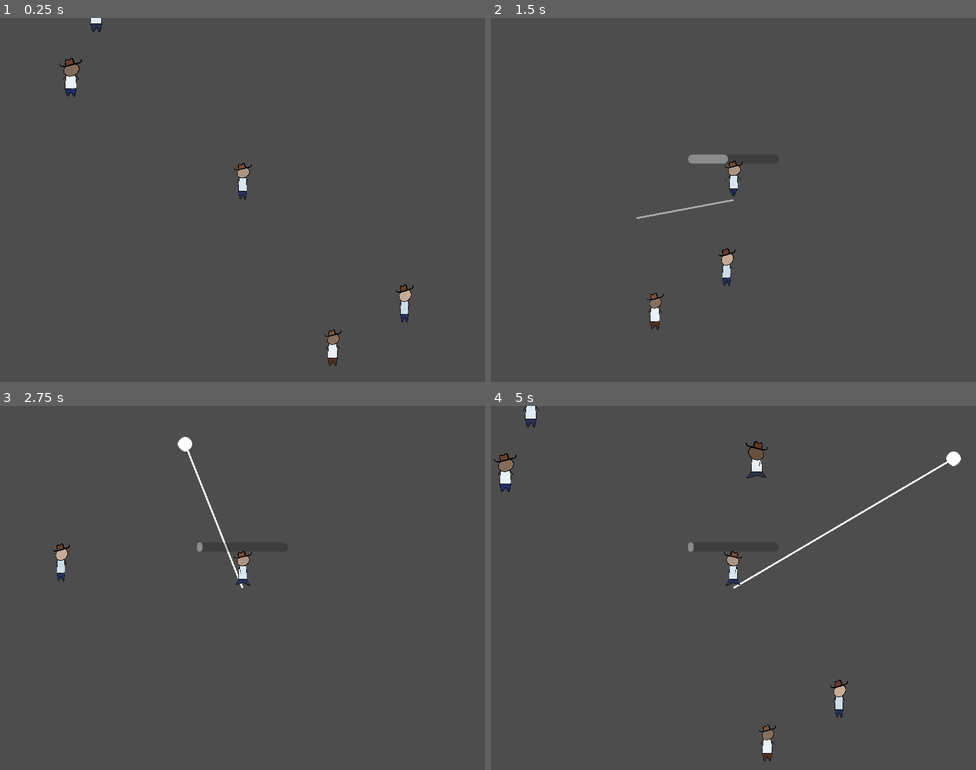
Above: before the commit, frames 1-4 (two rows, left to right).
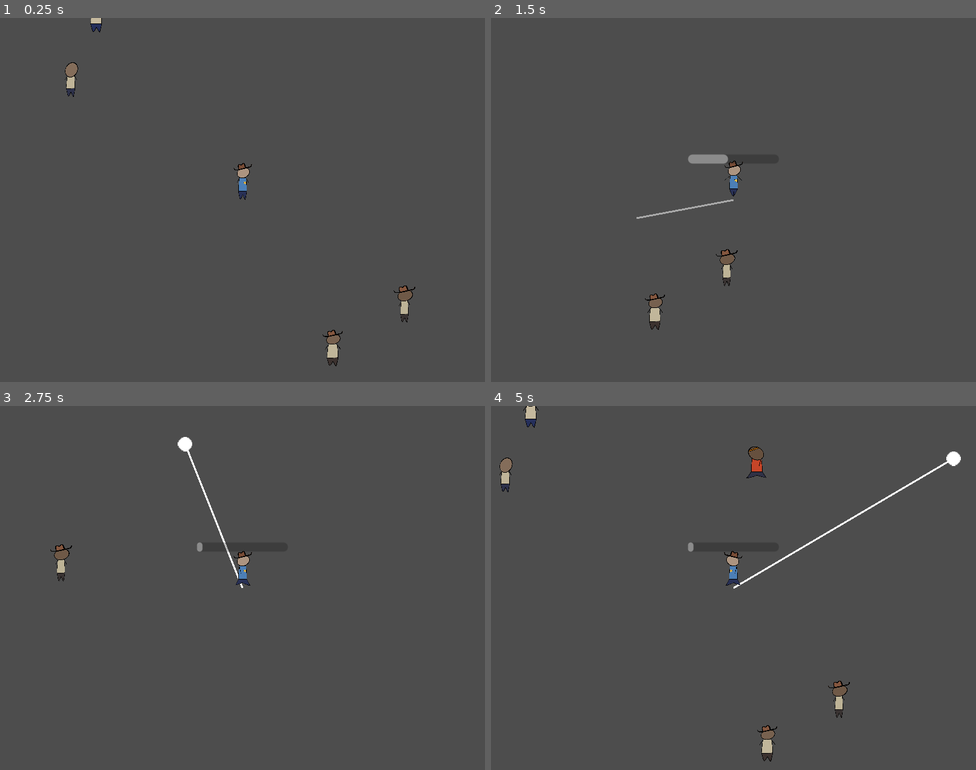
Above: after the commit, the same moments.

Repository: martindzejky/gmtk2025
Game: Godot game, scene res://main.tscn
Same seed, same stepped clock (60 frames per second), same inputs: the game is played once before the commit and once after it.
Inputs (mouse positions are in pixels of both pictures, inside the frame that each line leads up to):
- Up to frame 1 (0.25 s): no input
- Up to frame 2 (1.5 s): tap Enter at 0.5 s; move the mouse to (840, 181) at 0.52 s; hold D (move_right) 0.53-1.28 s; tap Shift (dash) at 0.6, 1.35 s; move the mouse to (636, 218) at 1.27 s; hold S (move_down) from 1.28 s (still down)
- Up to frame 3 (2.75 s): move the mouse to (291, 507) at 2.02 s; release S (move_down) at 2.03 s; hold D (move_right) from 2.03 s (still down); click (291, 507) at 2.1 s; tap Shift (dash) at 2.3 s
- Up to frame 4 (5 s): move the mouse to (709, 660) at 2.77 s; release D (move_right) at 2.78 s; hold W (move_up) 2.78-3.53 s; tap Shift (dash) at 2.85, 3.6, 4.55 s; move the mouse to (879, 642) at 3.52 s; hold A (move_left) from 3.53 s (still down); move the mouse to (588, 533) at 4.27 s; click (588, 533) at 4.35 s

The runs differ from the first frame. In frame 1, 0.6% of the frame differs, in the area x 12-86%, y 0-96%; in frame 2, 0.4%; in frame 3, 0.2%; in frame 4, 0.7%, in the area x 0-74%, y 0-98%.

Commit message:
bandanas and sheriff star

Diff:
--- a/objects/dude.tscn
+++ b/objects/dude.tscn
@@ -1,10 +1,16 @@
-[gd_scene load_steps=18 format=3 uid="uid://dur5dy1hc4dca"]
+[gd_scene load_steps=25 format=3 uid="uid://dur5dy1hc4dca"]
 
 [ext_resource type="Script" uid="uid://c2wtknwcmawr7" path="res://scripts/dude.gd" id="1_qiy7s"]
 [ext_resource type="Texture2D" uid="uid://csenq8rfg0m0x" path="res://sprites/legs.png" id="2_tkn7g"]
 [ext_resource type="Texture2D" uid="uid://c1wawimfk30kr" path="res://sprites/body.png" id="3_cr6a7"]
-[ext_resource type="Texture2D" uid="uid://cq3tk3x5fgylh" path="res://sprites/head_0.png" id="4_720c1"]
+[ext_resource type="Texture2D" uid="uid://cq3tk3x5fgylh" path="res://sprites/head.png" id="4_720c1"]
+[ext_resource type="Texture2D" uid="uid://dj6p7eh4668mm" path="res://sprites/bandana_1.png" id="4_swm5h"]
+[ext_resource type="Texture2D" uid="uid://d2jswiwlf5a4n" path="res://sprites/sheriff_star.png" id="4_tkn7g"]
 [ext_resource type="Texture2D" uid="uid://dpnid40fk8abh" path="res://sprites/hat.png" id="5_v1kco"]
+[ext_resource type="Texture2D" uid="uid://s3ysoivu63da" path="res://sprites/bandana_2.png" id="5_x15pf"]
+[ext_resource type="Texture2D" uid="uid://c5s7ncmp44jgo" path="res://sprites/bandana_3.png" id="6_3ed03"]
+[ext_resource type="Texture2D" uid="uid://de3tqqaacbguy" path="res://sprites/bandana_0.png" id="7_cr6a7"]
+[ext_resource type="Texture2D" uid="uid://dasifeoxbfie0" path="res://sprites/head_outline.png" id="8_720c1"]
 
 [sub_resource type="Gradient" id="Gradient_qiy7s"]
 offsets = PackedFloat32Array(0, 0.501629, 0.995114)
@@ -19,6 +25,9 @@
 
 [sub_resource type="Gradient" id="Gradient_720c1"]
 colors = PackedColorArray(0.373735, 0.2179, 0.144153, 1, 0.545058, 0.360087, 0.264678, 1)
+
+[sub_resource type="Gradient" id="Gradient_swm5h"]
+colors = PackedColorArray(0.578061, 0.306966, 0.0352612, 1, 0.593392, 0.500568, 0.00908131, 1)
 
 [sub_resource type="Animation" id="Animation_qiy7s"]
 resource_name = "RESET"
@@ -411,12 +420,14 @@
 &"shoot": SubResource("Animation_3mih0")
 }
 
-[node name="dude" type="Node2D" node_paths=PackedStringArray("legs_sprite", "body_sprite", "head_sprite", "hat_sprite", "animation_player", "scale_body_node", "scale_head_node")]
+[node name="dude" type="Node2D" node_paths=PackedStringArray("legs_sprite", "body_sprite", "head_sprite", "hat_sprite", "bandana_sprite", "sheriff_star_sprite", "animation_player", "scale_body_node", "scale_head_node")]
 script = ExtResource("1_qiy7s")
 legs_sprite = NodePath("jump_animation/rotation_scale_animation/body_scale/legs")
 body_sprite = NodePath("jump_animation/rotation_scale_animation/body_scale/body")
 head_sprite = NodePath("jump_animation/rotation_scale_animation/head_scale/head_animation/head")
 hat_sprite = NodePath("jump_animation/rotation_scale_animation/head_scale/head_animation/head/hat")
+bandana_sprite = NodePath("jump_animation/rotation_scale_animation/head_scale/head_animation/head/bandana")
+sheriff_star_sprite = NodePath("jump_animation/rotation_scale_animation/body_scale/body/sheriff_star")
 animation_player = NodePath("animation")
 scale_body_node = NodePath("jump_animation/rotation_scale_animation/body_scale")
 scale_head_node = NodePath("jump_animation/rotation_scale_animation/head_scale")
@@ -424,6 +435,9 @@
 body_color_gradient = SubResource("Gradient_tkn7g")
 head_color_gradient = SubResource("Gradient_cr6a7")
 hat_color_gradient = SubResource("Gradient_720c1")
+bandana_color_gradient = SubResource("Gradient_swm5h")
+hat_sprites = Array[Texture2D]([ExtResource("5_v1kco")])
+bandana_sprites = Array[Texture2D]([ExtResource("7_cr6a7"), ExtResource("4_swm5h"), ExtResource("5_x15pf"), ExtResource("6_3ed03")])
 
 [node name="animation" type="AnimationPlayer" parent="."]
 deterministic = true
@@ -452,7 +466,13 @@
 scale = Vector2(0.0561217, 0.0561217)
 texture = ExtResource("3_cr6a7")
 hframes = 8
-frame = 4
+
+[node name="sheriff_star" type="Sprite2D" parent="jump_animation/rotation_scale_animation/body_scale/body"]
+visible = false
+self_modulate = Color(0.988131, 0.771395, 0.273741, 1)
+position = Vector2(7.59474, -4.27108)
+scale = Vector2(0.0881257, 0.0881257)
+texture = ExtResource("4_tkn7g")
 
 [node name="head_scale" type="Node2D" parent="jump_animation/rotation_scale_animation"]
 position = Vector2(1, -30)
@@ -463,9 +483,16 @@
 scale = Vector2(0.0561217, 0.0561217)
 texture = ExtResource("4_720c1")
 
+[node name="bandana" type="Sprite2D" parent="jump_animation/rotation_scale_animation/head_scale/head_animation/head"]
+position = Vector2(-25.614, -121.806)
+scale = Vector2(0.448058, 0.448058)
+texture = ExtResource("7_cr6a7")
+
+[node name="head_outline" type="Sprite2D" parent="jump_animation/rotation_scale_animation/head_scale/head_animation/head"]
+texture = ExtResource("8_720c1")
+
 [node name="hat" type="Sprite2D" parent="jump_animation/rotation_scale_animation/head_scale/head_animation/head"]
 position = Vector2(-13.9239, -153.162)
 rotation = -0.254909
+scale = Vector2(1, 1)
 texture = ExtResource("5_v1kco")
-
-[node name="bandana" type="Sprite2D" parent="jump_animation/rotation_scale_animation/head_scale/head_animation/head"]
--- a/objects/enemy.tscn
+++ b/objects/enemy.tscn
@@ -1,9 +1,12 @@
-[gd_scene load_steps=7 format=3 uid="uid://r4tfd7m8uo5"]
+[gd_scene load_steps=8 format=3 uid="uid://r4tfd7m8uo5"]
 
 [ext_resource type="Script" uid="uid://fieie7mlojfh" path="res://scripts/enemy.gd" id="1_7jlpp"]
 [ext_resource type="PackedScene" uid="uid://ccv1x3ptc2xx" path="res://objects/melee_strike.tscn" id="2_41oev"]
 [ext_resource type="PackedScene" uid="uid://dr57aya15ff0d" path="res://objects/projectile.tscn" id="3_we7g8"]
 [ext_resource type="PackedScene" uid="uid://dur5dy1hc4dca" path="res://objects/dude.tscn" id="5_3hb37"]
+
+[sub_resource type="Gradient" id="Gradient_we7g8"]
+colors = PackedColorArray(0.856869, 0.279472, 0.265211, 1, 0.701292, 0.259397, 0.058602, 1)
 
 [sub_resource type="CircleShape2D" id="CircleShape2D_882u1"]
 radius = 12.0
@@ -30,6 +33,9 @@
 flocking_alignment_weight = 0.2
 
 [node name="dude" parent="." instance=ExtResource("5_3hb37")]
+body_color_gradient = SubResource("Gradient_we7g8")
+hat_chance = 0.0
+bandana_chance = 1.0
 
 [node name="shape" type="CollisionShape2D" parent="."]
 shape = SubResource("CircleShape2D_882u1")
@@ -45,7 +51,7 @@
 autostart = true
 
 [node name="melee_cooldown" type="Timer" parent="."]
-wait_time = 1.4
+wait_time = 2.2
 one_shot = true
 
 [node name="shoot_cooldown" type="Timer" parent="."]
--- a/objects/folk.tscn
+++ b/objects/folk.tscn
@@ -1,7 +1,10 @@
-[gd_scene load_steps=4 format=3 uid="uid://celdle61b8mey"]
+[gd_scene load_steps=5 format=3 uid="uid://celdle61b8mey"]
 
 [ext_resource type="Script" uid="uid://cbeifktwaksov" path="res://scripts/folk.gd" id="1_6qcaw"]
 [ext_resource type="PackedScene" uid="uid://dur5dy1hc4dca" path="res://objects/dude.tscn" id="2_6qcaw"]
+
+[sub_resource type="Gradient" id="Gradient_6qcaw"]
+colors = PackedColorArray(0.71094, 0.675425, 0.555555, 1, 0.887922, 0.827973, 0.746662, 1)
 
 [sub_resource type="CircleShape2D" id="CircleShape2D_882u1"]
 radius = 12.0
@@ -13,6 +16,8 @@
 script = ExtResource("1_6qcaw")
 
 [node name="dude" parent="." instance=ExtResource("2_6qcaw")]
+body_color_gradient = SubResource("Gradient_6qcaw")
+bandana_chance = 0.0
 
 [node name="shape" type="CollisionShape2D" parent="."]
 shape = SubResource("CircleShape2D_882u1")
--- a/objects/player.tscn
+++ b/objects/player.tscn
@@ -10,22 +10,29 @@
 _data = [Vector2(0, 1), 0.0, 0.0, 0, 0, Vector2(0.898618, 0), -1.85131, 0.0, 0, 0]
 point_count = 2
 
+[sub_resource type="Gradient" id="Gradient_f46kd"]
+colors = PackedColorArray(0.283345, 0.5721, 0.707218, 1, 0.335716, 0.312536, 0.731633, 1)
+
 [sub_resource type="CircleShape2D" id="CircleShape2D_player"]
 radius = 12.0
 
-[node name="player" type="CharacterBody2D" node_paths=PackedStringArray("dash_progress_timer", "dash_cooldown_timer", "dash_cooldown_progress", "dude") groups=["player"]]
+[node name="player" type="CharacterBody2D" node_paths=PackedStringArray("dude", "dash_progress_timer", "dash_cooldown_timer", "dash_cooldown_progress") groups=["player"]]
 collision_layer = 2
 collision_mask = 63
 motion_mode = 1
 script = ExtResource("1_ykyjo")
+dude = NodePath("dude")
 dash_speed = 500.0
 dash_curve = SubResource("Curve_nmc1l")
 dash_progress_timer = NodePath("dash_progress")
 dash_cooldown_timer = NodePath("dash_cooldown")
 dash_cooldown_progress = NodePath("dash_cooldown_progress")
-dude = NodePath("dude")
 
 [node name="dude" parent="." instance=ExtResource("5_f46kd")]
+body_color_gradient = SubResource("Gradient_f46kd")
+hat_chance = 1.0
+bandana_chance = 0.0
+has_sheriff_star = true
 
 [node name="shape" type="CollisionShape2D" parent="."]
 shape = SubResource("CircleShape2D_player")
--- a/scripts/dude.gd
+++ b/scripts/dude.gd
@@ -9,6 +9,8 @@
 @export var body_sprite: Sprite2D
 @export var head_sprite: Sprite2D
 @export var hat_sprite: Sprite2D
+@export var bandana_sprite: Sprite2D
+@export var sheriff_star_sprite: Sprite2D
 
 @export_category('Animations')
 @export var animation_player: AnimationPlayer
@@ -26,6 +28,16 @@
 @export var body_color_gradient: Gradient
 @export var head_color_gradient: Gradient
 @export var hat_color_gradient: Gradient
+@export var bandana_color_gradient: Gradient
+
+@export_category('Features')
+@export var hat_chance: float = 0.4
+@export var bandana_chance: float = 0.4
+@export var has_sheriff_star := false
+
+@export_category('Sprites')
+@export var hat_sprites: Array[Texture2D]
+@export var bandana_sprites: Array[Texture2D]
 
 func _ready():
   self.randomize()
@@ -34,6 +46,9 @@
   animation_player.play(animation_name)
 
 func randomize():
+  # sheriff star
+  sheriff_star_sprite.visible = has_sheriff_star
+
   # scaling
   var scale_body = randf_range(scale_body_min, scale_body_max)
   scale_body_node.scale = Vector2(scale_body, 1)
@@ -47,8 +62,19 @@
   body_sprite.self_modulate = body_color_gradient.sample(randf())
   head_sprite.self_modulate = head_color_gradient.sample(randf())
   hat_sprite.self_modulate = hat_color_gradient.sample(randf())
+  bandana_sprite.self_modulate = bandana_color_gradient.sample(randf())
 
-  # TODO: sprites, hats, bandanas, etc.
+  # hat and bandana
+  hat_sprite.visible = randf() < hat_chance
+  bandana_sprite.visible = randf() < bandana_chance
+
+  if hat_sprite.visible:
+    bandana_sprite.visible = false
+
+  # sprites
+  hat_sprite.texture = hat_sprites.pick_random()
+  bandana_sprite.texture = bandana_sprites.pick_random()
+
 
 func emit_melee_attack():
   melee_attack.emit()
Not shown: 1 places in objects/player.tscn that only renumber resources
Binary file added: sprites/bandana_0.png
Not shown, added: sprites/bandana_0.png.import
Binary file added: sprites/bandana_1.png
Not shown, changed: sprites/bandana_1.png.import
Binary file added: sprites/bandana_2.png
Not shown, added: sprites/bandana_2.png.import
Binary file added: sprites/bandana_3.png
Not shown, added: sprites/bandana_3.png.import
Binary file added: sprites/bandanas.aseprite
Renamed: sprites/head_0.png -> sprites/head.png
Not shown, changed: sprites/head.png.import
(and 5 more such lines)
